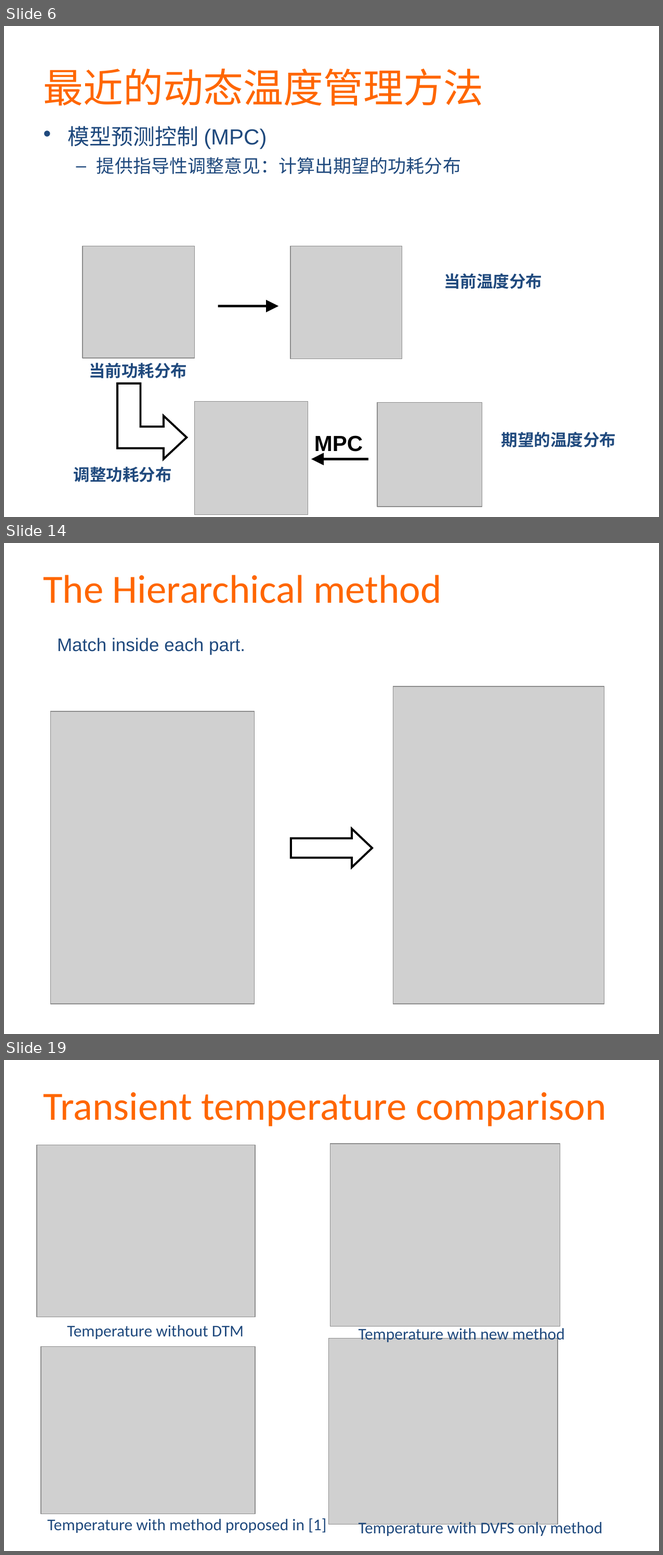
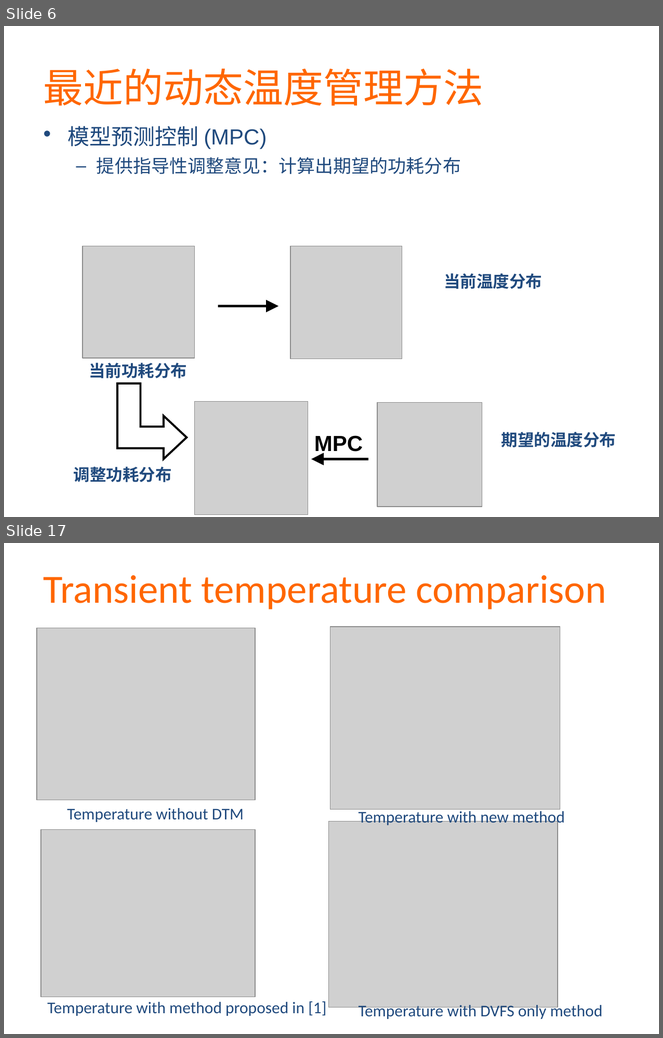
Before and after one commit to martian9/xin-yuan-houqin, a slide deck: ppt/majian.pptx. Shown one above the other, each under a label of ours: slides 6, 14 and 19 before the commit, slides 6 and 17 after it; the slides between them are not shown. The pictures are 663x1555 and 663x1038 pixels, drawn with LibreOffice and Linux fonts; fonts in the diff are those of the drawing; grey boxes stand for pictures. Boxes give left, top, right and bottom in pixels: in the first picture for what was removed or moved away, otherwise in the second. Text is boxed around its words. In the diff, an @@ line names an element or a change of style, - is before the commit and + after.

```diff
--- a/ppt/majian.pptx
+++ b/ppt/majian.pptx
@@ slide 14 removed at (4, 543, 659, 1034), background #FFFFFF @@
@@ text removed at (43, 575, 442, 603) @@
-The Hierarchical method
@@ text removed at (57, 638, 245, 655) @@
-Match inside each part.
@@ picture removed at (393, 687, 604, 1004) @@
@@ picture removed at (50, 711, 254, 1004) @@
@@ right arrow removed at (291, 828, 372, 867) @@
@@ what was slide 19 is now slide 17 @@
```
Also in this commit, not shown: 6 slides changed, 6 slides added, 7 other slides removed.
